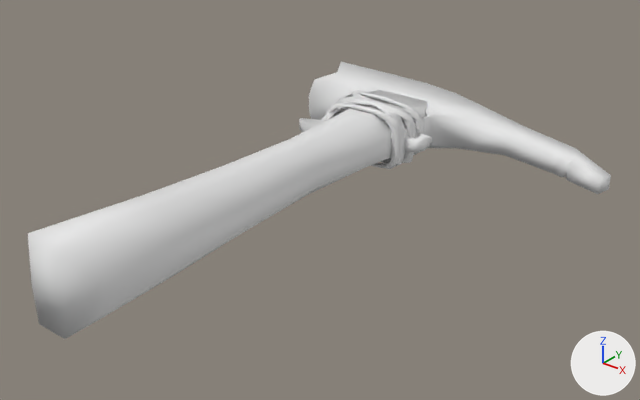
One commit to the FBX model Assets/_GreenLeaves/Models/Equipment/SM_Pick.fbx: the scene before it, then after it.
Before and after are seen from a camera (50 mm lens) standing at (0.491, -0.573, 0.363) and looking at (0.064, -0.04, 0.032). Every picture has the same lights, and +X, +Y and +Z are marked at lower right. Materials are left out; every surface is plain grey. Where no turn or scale is listed for an object, it has been applied to the vertices.

Names of what the first picture shows: 'Peg', 'PickHandle', 'PickHead', 'SmlCord'.
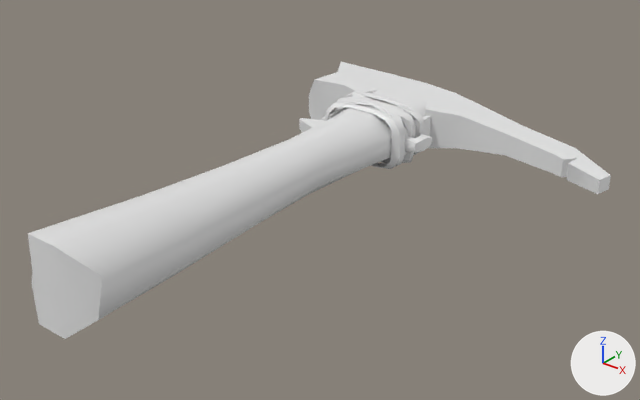
The newer file is also rescaled (x0.0837), turned or shifted as a whole; pictures and numbers use the older file's frame.

Patch to the scene script:
```diff
--- a/Assets/_GreenLeaves/Models/Equipment/SM_Pick.fbx.py
+++ b/Assets/_GreenLeaves/Models/Equipment/SM_Pick.fbx.py
@@ me_pickhead @@
 me_pickhead.from_pydata(...)  # 78 vertices, 89 faces; spans x -0.109..0.246, y 0.088..0.215, z 0.007..0.064
 # used by ob_pickhead; location = (0.0, 0.0, 0.0)
+# me_pickhead part 4: the surface is now shaded flat
@@ me_smlcord @@
 # used by ob_smlcord; location = (0.0, 0.0, 0.0)
-me_smlcord.from_pydata(...)  # 288 vertices, 304 faces; spans x -0.0366..0.0587, y 0.0894..0.1374, z 0.0067..0.0665
+me_smlcord.from_pydata(...)  # 272 vertices, 216 faces; spans x -0.0366..0.0587, y 0.0855..0.1374, z 0.0067..0.0665
+# me_smlcord part 1
+# 30 vertices are removed from x -0.0306..0.0526, y 0.0894..0.1296, z 0.0094..0.0638
+# 107 faces are deleted
+# 4 vertices move from x -0.0345..-0.0326, y 0.0923..0.093, z 0.0189..0.0465 to x -0.0345..-0.0326, y 0.0885..0.0913, z 0.0189..0.0465
+# 14 vertices are added at x -0.0319..0.0531, y 0.0855..0.1261, z 0.0149..0.0603
+# 19 new faces join them
+# me_smlcord part 2: the surface is now shaded flat
@@ me_pickhandle @@
 # used by ob_pickhandle; location = (0.0, 0.0, 0.0)
-me_pickhandle.from_pydata(...)  # 60 vertices, 58 faces; spans x -0.06..0.05, y -0.279..0.165, z 0.003..0.076
+me_pickhandle.from_pydata(...)  # 60 vertices, 62 faces; spans x -0.06..0.05, y -0.279..0.165, z 0.003..0.076
+# me_pickhandle part 3
+# 4 vertices are removed from x -0.025..0.048, y 0.136..0.152, z 0.009..0.062
+# 8 faces are deleted
+# 4 vertices are added at (-0.025, 0.136, 0.016), (0.048, 0.152, 0.019), (-0.025, 0.136, 0.056), (0.048, 0.152, 0.052)
+# 12 new faces join them
```

Where the change shows, as pixel boxes [x1, y1, x2, y2] in the pictures (640 x 400 px; the box of a moved part takes in the faces that stretch with it):
'PickHead', surface changed: [309, 62, 611, 194] in both
'SmlCord', reshaped: before [326, 90, 425, 169]; after [325, 91, 425, 169]
part 1 of me_smlcord, cut back: before [326, 95, 418, 167]; after [325, 95, 418, 155]
part 3 of me_pickhandle, moved or reshaped: before [328, 91, 427, 159]; after [330, 91, 427, 159]
